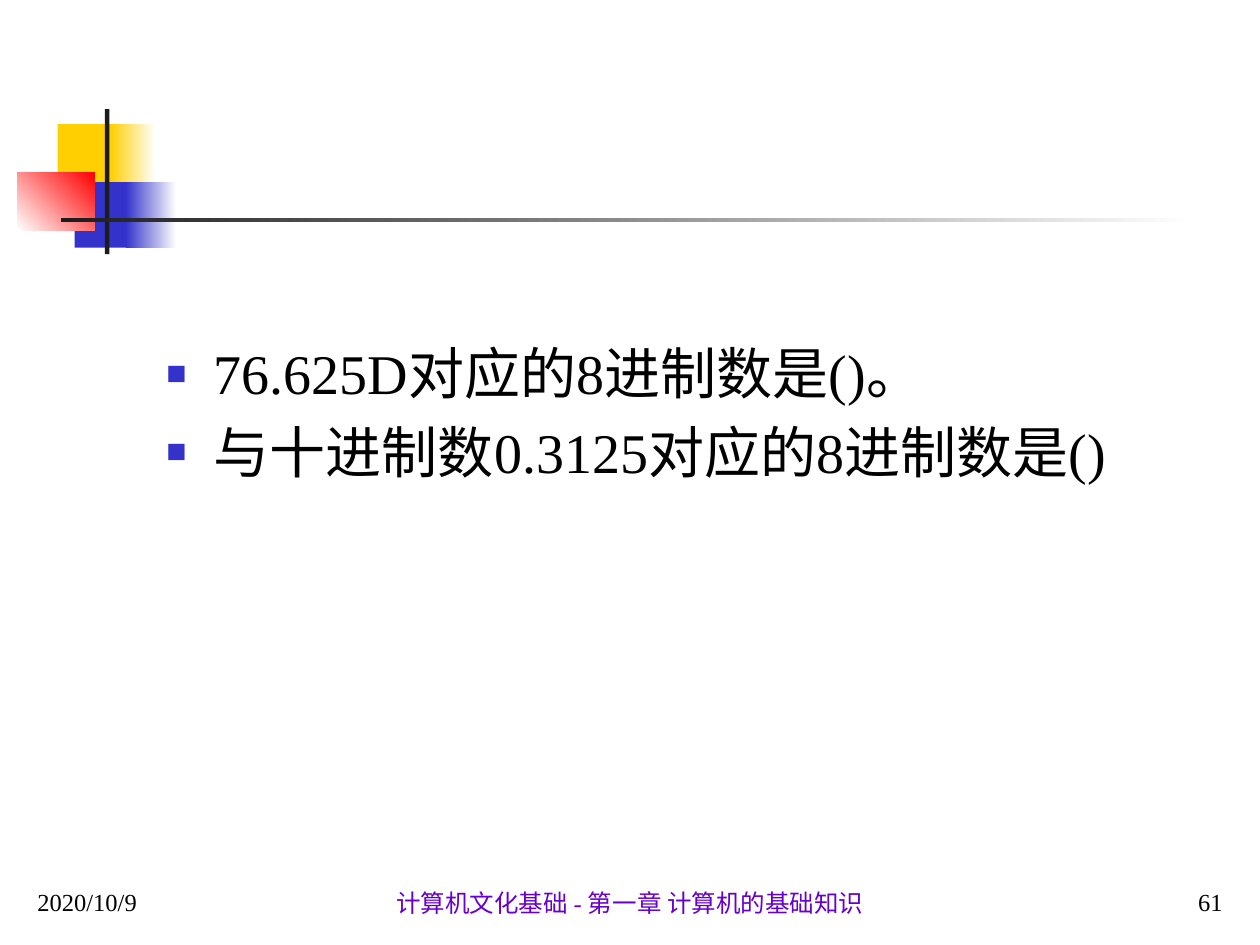
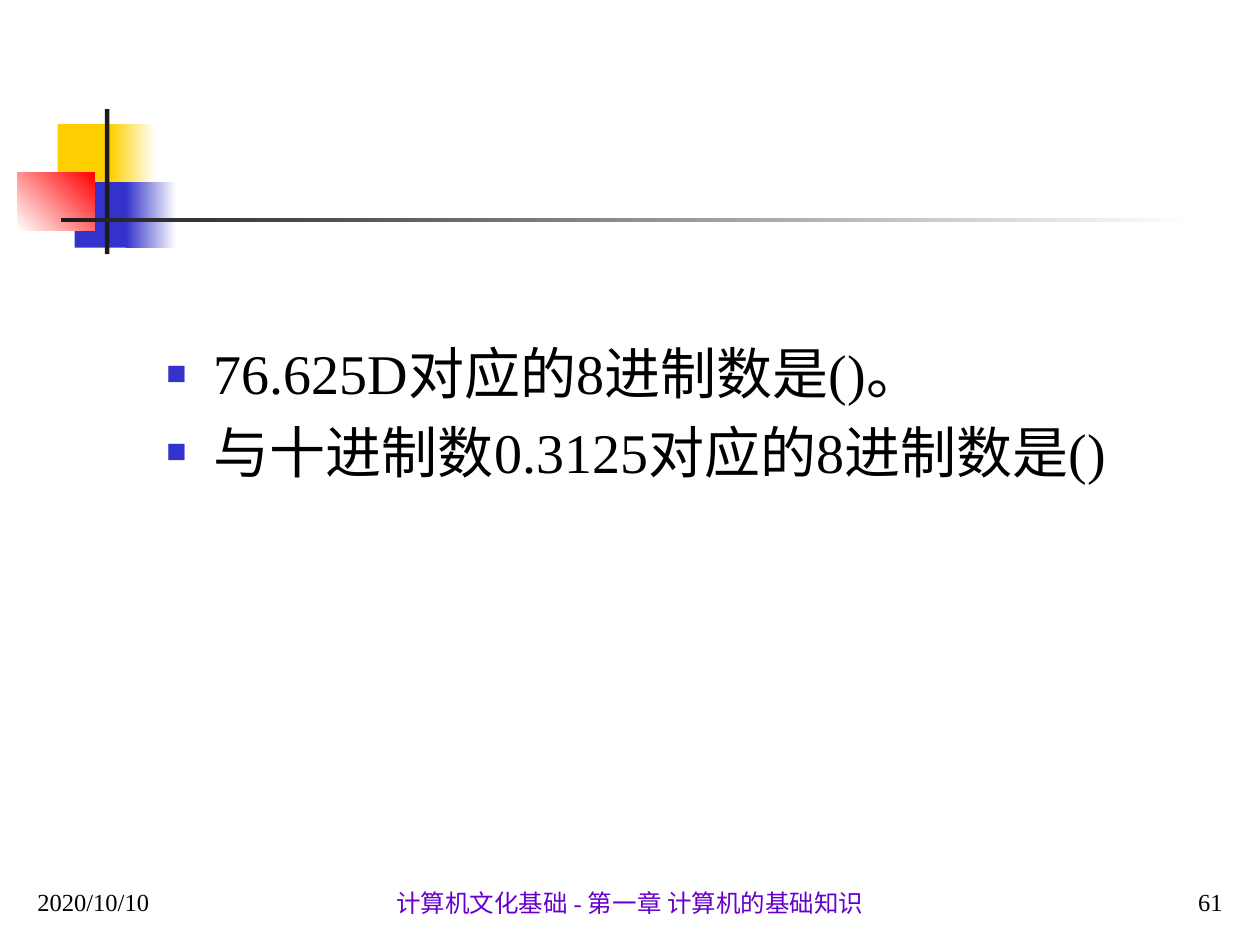
Before and after one commit to sans123wx/class, a slide deck: slide 61 of 计算机应用基础/第1章计算机基础/第1.1章 计算机概述 .pptx. Drawn at 1260x945 pixels with LibreOffice and Linux fonts; fonts in the diff are those of the drawing. Boxes give left, top, right and bottom in pixels: in the first picture for what was removed or moved away, otherwise in the second. Text is boxed around its words. In the diff, an @@ line names an element or a change of style, - is before the commit and + after.

```diff
--- a/计算机应用基础/第1章计算机基础/第1.1章 计算机概述 .pptx
+++ b/计算机应用基础/第1章计算机基础/第1.1章 计算机概述 .pptx
@@ text at (37, 894, 149, 912): text changed @@
-2020/10/9
+2020/10/10
```
Also in this commit, not shown: 85 other slides changed, 2 other files.
